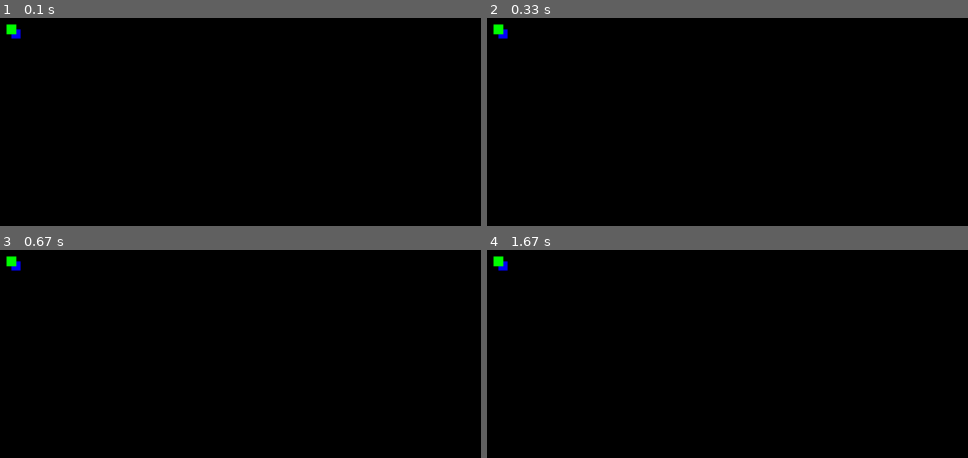
Above: before the commit, frames 1-4 (two rows, left to right).
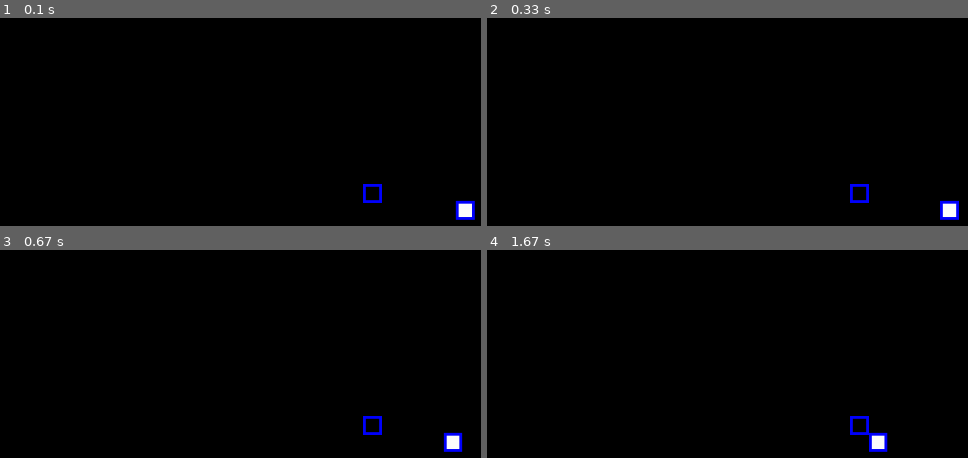
Above: after the commit, the same moments.

Repository: Filip-Trela/Fizu_Pygame
Game: pygame game, started from test.py
Two runs of this game, one before a commit and one after it. Both use one fixed random seed, a clock stepped at 60 frames per second and the inputs below.
Inputs:
- Up to frame 1 (0.1 s): no input
- Up to frame 2 (0.33 s): no input
- Up to frame 3 (0.67 s): no input
- Up to frame 4 (1.67 s): no input

The runs differ from the first frame. In frame 1, 0.8% of the frame differs, in the area x 1-99%, y 2-98%; in frame 2, 0.8%; in frame 3, 0.8%; in frame 4, 0.8%.

Commit message:
000.02
added delta time. movement for dynamic sprites, mouse positions

Diff:
--- a/fizu_pygame.py
+++ b/fizu_pygame.py
@@ -1,6 +1,8 @@
 import pygame as pg
+from pygame.math import *
 import math
 import sys
+import time
 
 
 
@@ -14,29 +16,37 @@
 
 
 To add:
-+ camera, with camera work. Stuck movement, mouse dependant movement, smooth movement
-+ global mouse position (include blit size and win size) and also local position
++ smooth camera
++ mouse dependant camera
 + rotation from point
 + image groups
 + new image class
-+ new function in sprite and image that tells if local mouse is in them
-DONE timer, but time is set in activate, they have func when they finish and/or
++ timer, but time is set in activate, they have func when they finish and/or
 can delete themself
-DONE timer groups
++ timer groups
 + easier text that is also an image
 + something like character node that checks for collision
 + something like enviroment node that has collision but doesnt check for them
++ class for creating worlds
+
++ whichever funcition shouldnt be used by user should have an underscore
 
 DONE but add more ||| add bliting and updating in handlers in loop, for all sprites and images in group
 DONE change rects to frects from community edition
 DONE new sprites have init position
 DONE add colorkey for sprites
 DONE new sprite class, with adding self to group, y sort, center point
+DONE local mouse position
+DONE clipped camera
+DONE global mouse position (include blit size and win size)
+DONE new function in sprite and image that tells if local mouse is in them
+(add local for hud elements)
 
 LATER:
-+ more complex blitting, all sprites are blitted, z and noz, but sorted good.
-+ z sort function for sprites(not in class)
-+ sprite groups (all, world etc)
++ functions for sprites with input that can be changed
+animation and audio, also putting these functions in update untouchable
+
+
 
 ----------------------------------------------------------------------------
 """
@@ -55,8 +65,8 @@
 #loop init variables
 win_size = (1280,720)
 blit_size = (960, 540)
-scale_w_to_b = (blit_size[0] / win_size[0], blit_size[1] / win_size[1])
-scale_b_to_w = (win_size[0] / blit_size[0] , win_size[1] / blit_size[1])
+scale_w_to_b = Vector2(blit_size[0] / win_size[0], blit_size[1] / win_size[1])
+scale_b_to_w = Vector2(win_size[0] / blit_size[0] , win_size[1] / blit_size[1])
 game_caption = "Game"
 #game_pic =
 game_fps = 60
@@ -66,7 +76,9 @@
 Groups of sprites and images to blit, update or something
 """
 all_timers = []
-sprites_noz = pg.sprite.Group()
+all_sprites = pg.sprite.Group()
+all_static = pg.sprite.Group()
+all_dynamic = pg.sprite.Group()
 #layers
 #maybe colliders and collidable
 # player, enemies and npcs
@@ -74,9 +86,28 @@
 #
 
 
+
+
+
+# variables to access, but not to change
+camera_off = Vector2(0,0)
+camera_tar = Vector2(0,0)
+
+
+
+
 """
 Usable functions during work, mostly with returns
 """
+
+#getting mouse location on blit screen
+def mouse_local_position():
+    pos_x, pos_y = pg.mouse.get_pos()
+    pos = Vector2(pos_x * scale_w_to_b[0], pos_y * scale_w_to_b[1])
+    return pos
+
+def mouse_global_position():
+    return camera_off + mouse_local_position()
 
 #for clmaping values between two limits
 def clamp(value, min_v, max_v):
@@ -125,26 +156,138 @@
 """
 Some classes during work. Like basic sprite or image, timer and text on screen
 """
-class NewSprite_noZ(pg.sprite.Sprite):
+class Sprite(pg.sprite.Sprite):
     def __init__(self, start_pos = (0,0)):
         super().__init__()
-        sprites_noz.add(self)
+        all_sprites.add(self)
         self.layer_blit = 0
         self.colorkey = (0,0,0)
         self.start_pos = start_pos
 
-        self.image = pg.Surface((10,10)) #size of collision
+        #collision
+        self.image = pg.Surface((20,20)) #size of collision
         self.image.set_colorkey(self.colorkey)
+        self.image.fill((0,0,255))
         self.rect = self.image.get_frect(topleft = self.start_pos) #colision
 
+        #visual
+        self.sprite = pg.Surface((14,14))
+        self.sprite.fill((255,255,255))
+        self.v_off = Vector2(3,3)
+
+        #variables that always needed to be updated, like center of sprite for camera
+        self.center = self.rect.center
+
+
+        self.init()
+
+    def init(self):
+        pass
+
 
 #TODO later add something about animation
 
     def update(self):
         pass
 
-
-#static body
+    def _update(self, dt):
+        self.center = self.rect.center
+        self.update()
+
+    def remove(self):
+        all_sprites.remove(self)
+        if all_static.has(self):
+            all_static.remove(self)
+        if all_dynamic.has(self):
+            all_dynamic.remove(self)
+
+    def mouse_in_rect(self):
+        if self.rect.collidepoint(mouse_global_position()):
+            return True
+        else:
+            return False
+
+
+#from this sprite add:
+"""
+STATIC BODY
+The one that doesnt collide with anything, but is collideable. Probably no movement in them
+Like tiles or something
+"""
+class StaticBody(Sprite):
+    def __init__(self, start_pos=(0, 0)):
+        super().__init__(start_pos)
+        all_static.add(self)
+
+
+
+"""
+DYNAMIC BODY
+A one that collides with static bodies.
+Like entities or something
+"""
+class DynamicBody(Sprite):
+    def __init__(self, start_pos=(0, 0)):
+        super().__init__(start_pos)
+        all_dynamic.add(self)
+
+        self.input_vec = Vector2(0,0)
+        self.move_vec = Vector2(0,0) #moving the sprite
+
+    #filled by user
+    def x_axis_movement(self):
+        self.move_vec.x -= 1
+
+
+    def _x_axis_collision(self):
+        for static in all_static.sprites():
+            if self.rect.colliderect(static.rect):
+                #right
+                if self.move_vec.x >0:
+                    self.rect.right = static.rect.left
+                #left
+                elif self.move_vec.x <0:
+                    self.rect.left = static.rect.right
+
+                self.move_vec.x = 0
+
+    def _movement_x_axis(self, dt):
+        self.rect.centerx += self.move_vec.x * dt
+
+
+    #filled by user
+    def y_axis_movement(self):
+        pass
+    def _y_axis_collision(self):
+        for static in all_static:
+            if self.rect.colliderect(static.rect):
+                #bottom
+                if self.move_vec.y >0:
+                    self.rect.bottom = static.rect.top
+                #up
+                elif self.move_vec.y <0:
+                    self.rect.top = static.rect.bottom
+                self.move_vec.y = 0
+
+    def _movement_y_axis(self, dt):
+        self.rect.centery += self.move_vec.y * dt
+
+    def _update(self, dt):
+        self.center = self.rect.center
+        self.update()
+
+        self.x_axis_movement()
+        self._movement_x_axis(dt)
+        self._x_axis_collision()
+        self.y_axis_movement()
+        self._movement_y_axis(dt)
+        self._y_axis_collision()
+
+
+
+
+
+
 
 #Timer
 class Timer():
@@ -182,8 +325,34 @@
 
 
 
-
-
+class Camera():
+    def __init__(self):
+        self.camera_off = Vector2(0,0)
+        self.max_mousedis = 0.4
+        self.x = 0
+        self.y = 0
+
+    def clipped_movement(self):
+        global camera_tar
+        self.x, self.y = camera_tar
+
+        self.x = int(self.x - blit_size[0]/2)
+        self.y = int(self.y - blit_size[1]/2)
+        self.camera_off = Vector2(self.x, self.y)
+        global camera_off
+        camera_off = self.camera_off
+
+    #smooth TODO
+
+    #mouse based TODO
+
+    def display(self, blit_screen):
+        l_sprites = all_sprites.sprites()
+        l_sprites.sort(key = lambda layer: layer.layer_blit)
+        for sprite in l_sprites:
+            blit_screen.blit(sprite.image, sprite.rect.topleft - camera_off)
+            blit_screen.blit(\
+                sprite.sprite, sprite.rect.topleft + sprite.v_off - camera_off)
 
 """
 Main class with a game loop inside
@@ -197,14 +366,16 @@
         pg.display.set_caption(game_caption)
         self.clock = pg.time.Clock()
 
-        self.player = NewSprite_noZ((100,100))
-        self.player.layer_blit = 1
-        self.player.image.fill((0,255,0))
-        self.plad = NewSprite_noZ((105,105))
-        self.plad.image.fill((0,0,255))
-
+        self.next_time = time.time()
+        self.dt = 0
+
+        self.camera = Camera()
+        self.camera_tar = Vector2(0,0)
 
         self.init()
+
+
+
 
     def init(self):
         pass
@@ -214,10 +385,10 @@
 
 
     def update(self):
-        self.update_sprites_noz()
+        pass
 
     def display(self):
-        self.display_sprites_noz()
+        pass
 
 #once set functions that shouldnt be modified
     def input_handler(self):
@@ -227,16 +398,21 @@
                 pg.quit()
                 sys.exit()
 
-    def update_handler(self):
+    def update_handler(self, dt):
         for timer in all_timers:
             timer.update()
+        self.update_sprites(dt)
+
         self.update()
 
 
     def display_handler(self):
         self.screen.fill((0,0,0))
         self.blit_screen.fill((0,0,0))
+        self.camera.display(self.blit_screen)
+
         self.display()
+
         self.screen.blit(pg.transform.scale(self.blit_screen, win_size), (0,0))
 
 
@@ -244,20 +420,16 @@
 #shouldnt be modified by user
     def loop(self):
         while True:
+            self.dt = time.time() - self.next_time
+            self.next_time = time.time()
+
             self.input_handler()
-            self.update_handler()
+            self.update_handler(self.dt)
             self.display_handler()
 
             pg.display.flip()
             self.clock.tick(game_fps)
 
-    #put this in display()
-    def display_sprites_noz(self):
-        spritesNoZ = sprites_noz.sprites()
-        spritesNoZ.sort(key = lambda layer: layer.layer_blit)
-        for sprite in spritesNoZ:
-            self.blit_screen.blit(sprite.image, sprite.rect.topleft)
-
-    def update_sprites_noz(self):
-        for sprite in sprites_noz:
-            sprite.update()
+    def update_sprites(self, dt):
+        for sprite in all_sprites:
+            sprite._update(dt)
--- a/test.py
+++ b/test.py
@@ -1,9 +1,32 @@
 import fizu_pygame as fpg
-
-print(fpg.scale_b_to_w)
-print(fpg.scale_w_to_b)
-loop = fpg.GameLoop()
 
 
 
+#setting win sizes etc
+
+
+class Loop(fpg.GameLoop):
+    def __init__(self):
+        super().__init__()
+
+    def init(self):
+        self.player = fpg.DynamicBody((100,18))
+        self.enemy = fpg.StaticBody((0,0))
+        self.enemy.sprite.fill((0,0,0))
+
+
+    def input(self):
+        pass
+
+
+    def update(self):
+        self.camera.clipped_movement()
+
+    def display(self):
+        pass
+
+
+
+
+loop = Loop()
 loop.loop()
